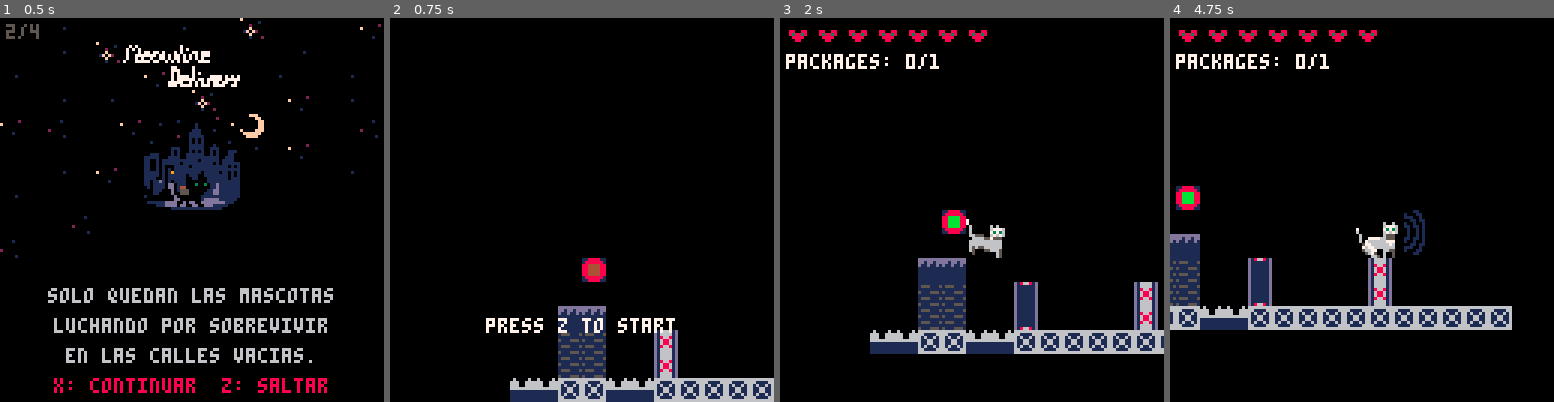
Above: before the commit, frames 1-4 (left to right).
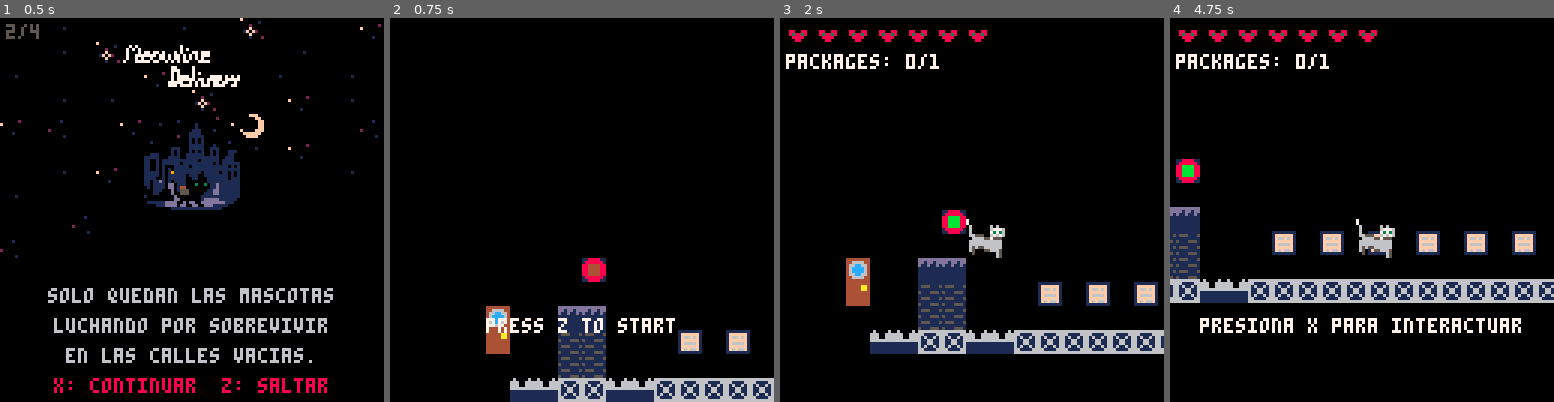
Above: after the commit, the same moments.

Repository: salvadorvanoli/MeowlineDelivery
Game: PICO-8 cartridge meowline.p8
The game is run twice, just before and just after one commit, with the same random seed, the same clock (stepped at 60 frames per second) and the same inputs.
Inputs:
- Up to frame 1 (0.5 s): tap X (X key) at 0.33 s
- Up to frame 2 (0.75 s): tap O (Z key) at 0.7 s
- Up to frame 3 (2 s): tap X (X key) at 1.07, 1.85 s; hold Right from 1.6 s (still down); tap O (Z key) at 1.7 s
- Up to frame 4 (4.75 s): release Right at 2.1 s; tap O (Z key) every 0.4 s from 2.1 to 4.5 s; hold Up 2.15-2.42 s; hold Right 2.47-3.03 s; tap X (X key) at 2.97, 4.08 s; hold Left 3.08-3.58 s; hold Down 3.63-3.97 s; hold Right 4.02-4.68 s; hold Up from 4.73 s (still down)

Frame 1 is identical in both runs. In frame 2, 2.2% of the frame differs, in the area x 25-94%, y 75-94%; in frame 3, 3.1%; in frame 4, 17%, in the area x 0-100%, y 36-83%.

Commit message:
Agregado un sistema de carteles para el tutorial y funciones para manejar texto

Diff:
--- a/meowline.p8
+++ b/meowline.p8
@@ -80,6 +80,17 @@
 -- Sistema de animacion de bloques
 animated_blocks = {}
 
+-- Sistema de carteles
+signs = {}
+texts = {
+        "presiona z para saltar",
+        "presiona arriba para maullar",
+        "presiona x para interactuar",
+        "presiona abajo para bajar plataformas",
+        "tu objetivo es entregar paquetes, la cantidad actual se muestra arriba",
+        "aventurate por las calles de zoo york y entrega todos los paquetes, suerte!",
+        }
+
 -- Sistema de botones
 buttons = {}
 button_range = 256  -- Radio de busqueda en pixeles (8 bloques)
@@ -280,6 +291,18 @@
     return nil
 end
 
+function check_player_over_sign()
+    for sign in all(signs) do
+        if player.x + player.w > sign.x and
+           player.x < sign.x + sign.w and
+           player.y + player.h > sign.y and
+           player.y < sign.y + sign.h then
+            return sign
+        end
+    end
+    return nil
+end
+
 function activate_button(button)
     -- Marcar boton como activado
     button.activated = true
@@ -287,7 +310,7 @@
 
     -- Buscar la puerta mas cercana
     local closest_door = nil
-    local closest_distance = button_range + 1 -- Inicializar con distancia mayor al rango
+    local closest_distance = button_range + 1
 
     -- Buscar todas las puertas cerradas en el mapa
     for mx = 0, 127 do
@@ -307,12 +330,11 @@
         end
     end
 
-    -- Si encontramos una puerta, determinar si es parte superior o inferior
+    -- Si se encuentra una puerta, determinar si es parte superior o inferior
     if closest_door then
         local found_x = closest_door.x
         local found_y = closest_door.y
 
-        -- Verificar si el sprite de arriba tambien es una puerta (sprite 102)
         local sprite_above = mget(found_x, found_y - 1)
 
         if sprite_above == door_closed_sprite then
@@ -329,7 +351,7 @@
             end
         end
 
-        return true -- Indica que se abrio una puerta
+        return true
     end
 
     return false -- No se encontro puerta en el rango
@@ -382,7 +404,7 @@
     for cx = start_cx, end_cx do
         for cy = start_cy, end_cy do
             local sprite_id = mget(cx, cy)
-            -- Las roombas pueden pararse en plataformas, bloques solidos Y bloques daninos
+            -- Las roombas pueden pararse en plataformas, bloques solidos y bloques daninos
             if is_platform_sprite(sprite_id) or is_solid_sprite(sprite_id) or is_damage_sprite(sprite_id) then
                 return true, cy * 8
             end
@@ -485,6 +507,7 @@
     spawn_checkpoints_from_map()
     spawn_doors_from_map()
     spawn_buttons_from_map()
+    spawn_signs_from_map()
     find_animated_blocks()
 end
 
@@ -661,6 +684,27 @@
     end
 end
 
+function spawn_signs_from_map()
+    signs = {} -- Limpiar array existente
+
+    for mx = 0, 127 do
+        for my = 0, 30 do
+            local sprite_id = mget(mx, my)
+            -- Verificar si es alguno de los sprites de cartel (87-92)
+            if sprite_id >= 87 and sprite_id <= 92 then
+                local new_sign = {
+                    x = mx * 8,
+                    y = my * 8,
+                    w = 8,
+                    h = 8,
+                    text_id = sprite_id - 86  -- sprite 87 = texto 1, 88 = texto 2, etc.
+                }
+                add(signs, new_sign)
+            end
+        end
+    end
+end
+
 function find_animated_blocks()
     animated_blocks = {}
     -- Limpiar array existente
@@ -700,18 +744,6 @@
 
 -->8
 -- Funciones de dibujo
-
--- Funcion para imprimir texto centrado horizontalmente
-function print_centered(text, y, color)
-    local x = (128 - #text * 4) / 2
-    print(text, x, y, color)
-end
-
--- Funcion para imprimir texto centrado horizontalmente con camara
-function print_centered_cam(text, cam_x, y, color)
-    local x = cam_x + (128 - #text * 4) / 2
-    print(text, x, y, color)
-end
 
 function _draw()
     cls()
@@ -853,6 +885,7 @@
             local door_below = check_player_over_door()
             local checkpoint_below = check_player_over_checkpoint()
             local button_below = check_player_over_button()
+            local sign_below = check_player_over_sign()
 
             if door_below then
                 print("press x to deliver", cam_x + 30, cam_y + 115, 7)
@@ -860,6 +893,12 @@
                 print("press x to save", cam_x + 30, cam_y + 115, 7)
             elseif button_below then
                 print("press x to activate", cam_x + 30, cam_y + 115, 7)
+            elseif sign_below then
+                -- Mostrar el texto del cartel
+                local text = texts[sign_below.text_id]
+                if text then
+                    local num_lines = print_multiline_centered(text, cam_x, cam_y + 100, 7, 120)
+                end
             end
         elseif game_state == "menu" then
             -- Texto del menu
@@ -1516,6 +1555,103 @@
         game_state = "menu"
         victory_page = 1 -- Reset para la proxima vez
     end
+end
+
+-->8
+-- Funciones de manejo de texto
+
+function split_text_into_words(text)
+    local words = {}
+    local current_word = ""
+
+    for i = 1, #text do
+        local char = sub(text, i, i)
+        if char == " " then
+            if #current_word > 0 then
+                add(words, current_word)
+                current_word = ""
+            end
+        else
+            current_word = current_word .. char
+        end
+    end
+
+    -- Agregar la ultima palabra si existe
+    if #current_word > 0 then
+        add(words, current_word)
+    end
+
+    return words
+end
+
+function wrap_text(text, max_width)
+    local words = split_text_into_words(text)
+    local lines = {}
+    local current_line = ""
+
+    for word in all(words) do
+        local test_line = current_line
+        if #current_line > 0 then
+            test_line = current_line .. " " .. word
+        else
+            test_line = word
+        end
+
+        -- Si la linea de prueba cabe en el ancho, agregarla
+        if #test_line * 4 <= max_width then -- 4 pixeles por caracter
+            current_line = test_line
+        else
+            -- Si no cabe, guardar la linea actual y empezar nueva
+            if #current_line > 0 then
+                add(lines, current_line)
+            end
+            current_line = word
+        end
+    end
+
+    -- Agregar la ultima linea si tiene contenido
+    if #current_line > 0 then
+        add(lines, current_line)
+    end
+
+    return lines
+end
+
+function print_multiline(text, x, y, color, max_width)
+    local lines = wrap_text(text, max_width)
+    local line_height = 8 -- Altura entre lineas
+
+    for i = 1, #lines do
+        local line = lines[i]
+        print(line, x, y + (i - 1) * line_height, color)
+    end
+
+    return #lines -- Devolver numero de lineas para calcular altura total
+end
+
+function print_multiline_centered(text, cam_x, y, color, max_width)
+    local lines = wrap_text(text, max_width)
+    local line_height = 8
+
+    for i = 1, #lines do
+        local line = lines[i]
+        local line_x = cam_x + (128 - #line * 4) / 2  -- Centrar cada linea
+        print(line, line_x, y + (i - 1) * line_height, color)
+    end
+
+    return #lines -- Devolver numero de lineas
+end
+
+-- Funcion para imprimir texto centrado horizontalmente
+function print_centered(text, y, color)
+    local x = (128 - #text * 4) / 2
+    print(text, x, y, color)
+end
+
+-- Funcion para imprimir texto centrado horizontalmente con camara
+function print_centered_cam(text, cam_x, y, color)
+    local x = cam_x + (128 - #text * 4) / 2
+    print(text, x, y, color)
 end
 
 __gfx__
@@ -1559,14 +1695,14 @@
 11111111155511156161161611111111533355533333333333333333533355535335535500000000000000000000000000000000000000000000000000000000
 11111111111111116611116611111111555555553333333333333333555555555555535300000000000000000000000000000000000000000000000000000000
 11111111511155516666666611111111355533353333333333333333355533353355555300000000000000000000000000000000000000000000000000000000
-00000000000000000808000000000000444444441188881111888811000000000000000000000000000000000000000000000000000000000000000000000000
-08080000000000000080000000000000446666441888888118888881000000000000000000000000000000000000000000000000000000000000000000000000
-00800000000070000000000000007000466cc6648844448888bbbb88000000000000000000000000000000000000000000000000000000000000000000000000
-0000000000006000000000080800600046cccc648844448888bbbb88000000000000000000000000000000000000000000000000000000000000000000000000
-0600600000000600060060008006000046cccc648844448888bbbb88000000000000000000000000000000000000000000000000000000000000000000000000
-67776008080006006777600000060000466cc6648844448888bbbb88000000000000000000000000000000000000000000000000000000000000000000000000
-63737000800006006373700000060000446666441888888118888881000000000000000000000000000000000000000000000000000000000000000000000000
-67676000000060006767600000006000444444441188881111888811000000000000000000000000000000000000000000000000000000000000000000000000
+00000000000000000808000000000000444444441188881111888811111111111111111111111111111111111111111111111111000000000000000000000000
+080800000000000000800000000000004466664418888881188888811ffffff11ffffff11ffffff11ffffff11ffffff11ffffff1000000000000000000000000
+00800000000070000000000000007000466cc6648844448888bbbb881f66f6f11f66f6f11f66f6f11f66f6f11f66f6f11f66f6f1000000000000000000000000
+0000000000006000000000080800600046cccc648844448888bbbb881ffffff11ffffff11ffffff11ffffff11ffffff11ffffff1000000000000000000000000
+0600600000000600060060008006000046cccc648844448888bbbb881f6666f11f6666f11f6666f11f6666f11f6666f11f6666f1000000000000000000000000
+67776008080006006777600000060000466cc6648844448888bbbb881ffffff11ffffff11ffffff11ffffff11ffffff11ffffff1000000000000000000000000
+637370008000060063737000000600004466664418888881188888811f6f66f11f6f66f11f6f66f11f6f66f11f6f66f11f6f66f1000000000000000000000000
+67676000000060006767600000006000444444441188881111888811111111111111111111111111111111111111111111111111000000000000000000000000
 0ffffffffffffff000000000007777004444444444444444d166661dd111111dd186681d00000000000000000000000000000000000000000000000000000000
 0ffffffffffffff0000000000777777044444aa444444aa4d166661dd111111dd111111d00000000000000000000000000000000000000000000000000000000
 0fdff88ff88ffdf0088008807677767744444aa444444aa4d186681dd111111dd111111d00000000000000000000000000000000000000000000000000000000
@@ -1651,7 +1787,7 @@
 0000000000000000000000000000000000000000000000000000000000000000000000000000000000000000000000000000000000000000000000000000000000000000000000000000000000000000000000000000000000000000000000000000000000000000000000000000000000000000000000000000000000000000
 0000000000000000000000000000000000000000000000000000000000000000000000000000000000000000000000000000000000000000000000000000000000000000000000000000000000000000000000000000000000000000000000000000000000000000000000000000000000000000000000000000000000000000
 0000000000000000000000000000000000000000000000000000000000000000000000000000000000000000000000000000000000000000000000000000000000000000000000000000000000000000000000000000000000000000000000000000000000000000000000000000000000000000000000000000000000000000
-0000000000000000000000000000000000000000000000000000000000000000006400000000000000000000000000000000000000000000000000000000000000000000000000000000000000000000000000000000000000000000000000000000000000000000000000000000000000000000000000000000000000000000
+0000000000000000000000000000000000000000000000000000000000000000000000000000000000000000000000000000000000000000000000000000000000000000000000000000000000000000000000000000000000000000000000000000000000000000000000000000000000000000000000000000000000000000
 0000000000000000000000000000000000000000000000000000000000000000000000000000000000000000000000000000000000000000000000000000000000000000000000000000000000000000000000000000000000000000000000000000000000000000000000000000000000000000000000000000000000000000
 0000000000000000000000000000000000000000000000000000000000000000000000000000000000000000000000000000000000000000000000000000000000000000000000000000000000000000000000000000000000000000000000000000000000000000000000000000000000000000000000000000000000000000
 0000000000000000000000000000000000000000000000000000000000000000000000000000000000000000000000000000000000000000000000000000000000000000000000000000000000000000000000000000000000000000000000000000000000000000000000000000000000000000000000000000000000000000
@@ -1660,6 +1796,6 @@
 0000000000000000550000000000000000000000000000000000000000000000000000000000000000000000000000000000000000000000000000000000000000000000000000000000000000000000000000000000000000000000000000000000000000000000000000000000000000000000000000000000000000000000
 0000000000000000000000000000000000000000000000000000000000000000000000000000000000000000000000000000000000000000000000000000000000000000000000000000000000000000000000000000000000000000000000000000000000000000000000000000000000000000000000000000000000000000
 0000000000000040400000000000000000000000000000000000000000000000000000000000000000000000000000000000000000000000000000000000000000000000000000000000000000000000000000000000000000000000000000000000000000000000000000000000000000000000000000000000000000000000
-0000000000000041410000660000000066000000000000000000000000000000000000000000000000000000000000000000000000000000000000000000000000000000000000000000000000000000000000000000000000000000000000000000000000000000000000000000000000000000000000000000000000000000
-0000000000000041410000660000000066000000000000000000000000000000000000000000000000000000000000000000000000000000000000000000000000000000000000000000000000000000000000000000000000000000000000000000000000000000000000000000000000000000000000000000000000000000
-0000000000434342424343424242424242424242424200000000000000000000000000000000000000000000000000000000000000000000000000000000000000000000000000000000000000000000000000000000000000000000000000000000000000000000000000000000000000000000000000000000000000000000
+0000000064000041410000005700580059005a005b005c000000660000000000000000000000000000000000000000000000000000000000000000000000000000000000000000000000000000000000000000000000000000000000000000000000000000000000000000000000000000000000000000000000000000000000
+0000000000000041410000000000000000000000000000000000660000000000000000000000000000000000000000000000000000000000000000000000000000000000000000000000000000000000000000000000000000000000000000000000000000000000000000000000000000000000000000000000000000000000
+0000000000434342424343424242424242424242424242424242420000000000000000000000000000000000000000000000000000000000000000000000000000000000000000000000000000000000000000000000000000000000000000000000000000000000000000000000000000000000000000000000000000000000
